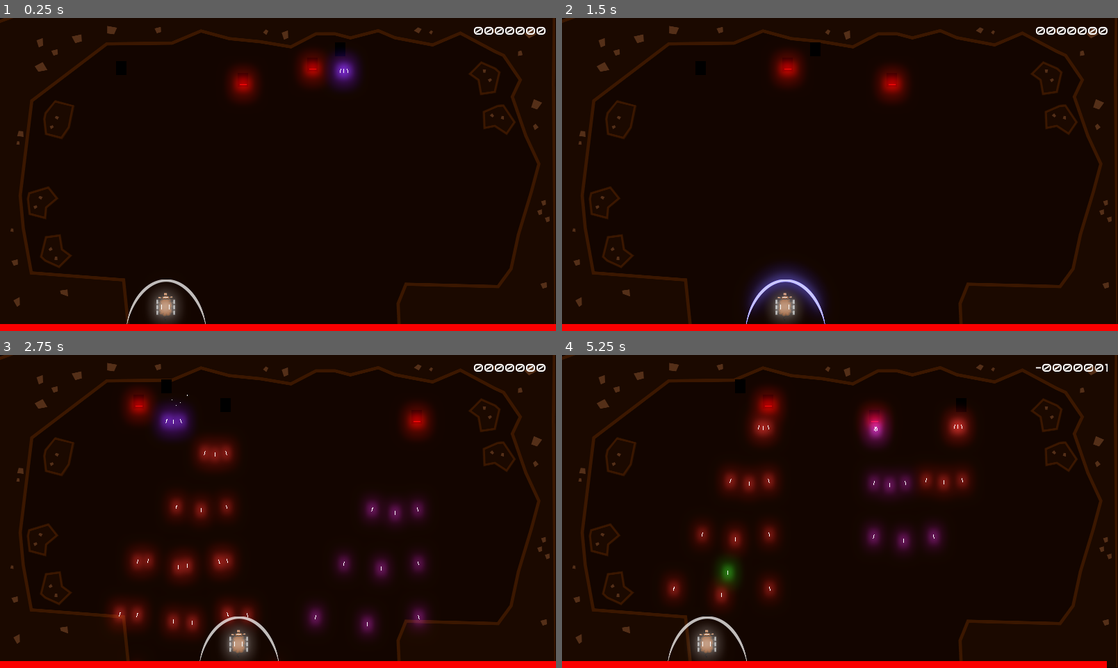
Above: before the commit, frames 1-4 (two rows, left to right).
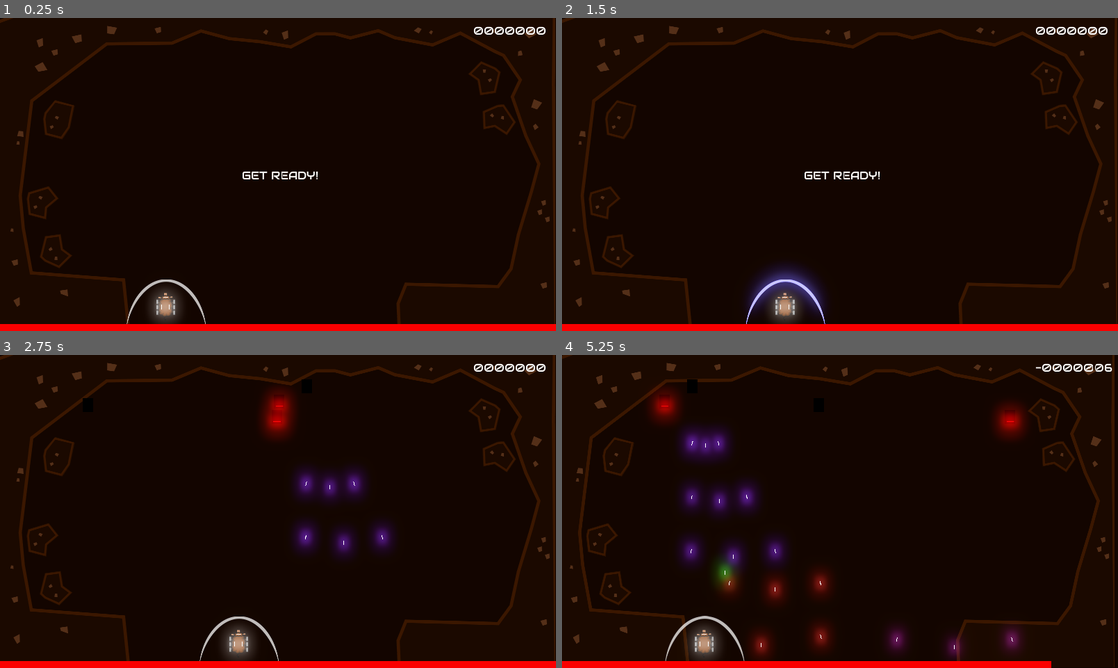
Above: after the commit, the same moments.

Repository: GameDrivenDesign/punk-wolf
Game: Godot game, scene res://game.tscn
The game is run twice, just before and just after one commit, with the same random seed, the same clock (stepped at 60 frames per second) and the same inputs.
Inputs:
- Up to frame 1 (0.25 s): no input
- Up to frame 2 (1.5 s): tap Enter at 0.5 s; hold Right (ui_right) 0.53-1.28 s; hold R (shield_blue) 0.53-1.28 s; hold Left (ui_left) from 1.28 s (still down); tap E (shield_red) at 1.35 s
- Up to frame 3 (2.75 s): release Left (ui_left) at 2.03 s; hold Right (ui_right) from 2.03 s (still down); tap Q (shoot_0) at 2.1 s
- Up to frame 4 (5.25 s): tap W (shoot_1) at 2.85 s; release Right (ui_right) at 3.53 s; hold R (shield_blue) 3.53-4.28 s; hold Left (ui_left) from 3.53 s (still down); tap E (shield_red) at 4.35 s; tap Q (shoot_0) at 5.1 s

The runs differ from the first frame. In frame 1, 1.8% of the frame differs, in the area x 40-65%, y 10-52%; in frame 2, 1.3%; in frame 3, 10%; in frame 4, 15%, in the area x 0-100%, y 0-100%.

Commit message:
add timeout between stages

Diff:
--- a/game.gd
+++ b/game.gd
@@ -44,6 +44,11 @@
 func next_stage():
 	enemy_count = 0
 	stage_count += 1
+
+	$camera/CanvasLayer/readyLabel.visible = true
+	yield(get_tree().create_timer(2), "timeout")
+	$camera/CanvasLayer/readyLabel.visible = false
+
 	if stage_count == 1:
 		var colors = [Global.r, Global.rb, Global.r, Global.rbb]
 		var positions = [150, 400, 700, 780]
--- a/game.tscn
+++ b/game.tscn
@@ -55,6 +55,20 @@
 "_edit_use_anchors_": false
 }
 
+[node name="readyLabel" type="Label" parent="camera/CanvasLayer"]
+margin_left = 696.791
+margin_top = 431.592
+margin_right = 915.791
+margin_bottom = 473.592
+rect_pivot_offset = Vector2( 106.685, 22.0867 )
+custom_fonts/font = ExtResource( 10 )
+text = "GET READY!"
+align = 1
+valign = 1
+__meta__ = {
+"_edit_use_anchors_": false
+}
+
 [node name="background" type="Sprite" parent="."]
 position = Vector2( 798.055, 452.563 )
 texture = ExtResource( 1 )
--- a/gameover.tscn
+++ b/gameover.tscn
@@ -8,10 +8,10 @@
 script = ExtResource( 1 )
 
 [node name="Label2" type="Label" parent="."]
-margin_left = 469.342
-margin_top = 225.16
-margin_right = 647.342
-margin_bottom = 239.16
+margin_left = 670.86
+margin_top = 317.102
+margin_right = 926.86
+margin_bottom = 338.102
 custom_fonts/font = ExtResource( 2 )
 text = "Congratulations! Your score:"
 __meta__ = {
@@ -19,10 +19,10 @@
 }
 
 [node name="score" type="Label" parent="."]
-margin_left = 505.35
-margin_top = 266.551
-margin_right = 683.35
-margin_bottom = 308.551
+margin_left = 706.868
+margin_top = 358.493
+margin_right = 884.868
+margin_bottom = 400.493
 custom_fonts/font = ExtResource( 3 )
 text = "123123123"
 __meta__ = {
@@ -30,10 +30,10 @@
 }
 
 [node name="Label" type="Label" parent="."]
-margin_left = 472.079
-margin_top = 371.531
-margin_right = 650.079
-margin_bottom = 392.531
+margin_left = 676.267
+margin_top = 463.473
+margin_right = 854.267
+margin_bottom = 484.473
 custom_fonts/font = ExtResource( 2 )
 text = "Enter your Name:"
 __meta__ = {
@@ -41,10 +41,10 @@
 }
 
 [node name="TextEdit" type="LineEdit" parent="."]
-margin_left = 473.95
-margin_top = 399.798
-margin_right = 666.95
-margin_bottom = 433.798
+margin_left = 675.469
+margin_top = 491.74
+margin_right = 868.469
+margin_bottom = 525.74
 custom_fonts/font = ExtResource( 2 )
 placeholder_text = "Your name ..."
 __meta__ = {
@@ -52,10 +52,10 @@
 }
 
 [node name="Button" type="Button" parent="."]
-margin_left = 473.799
-margin_top = 443.485
-margin_right = 546.799
-margin_bottom = 470.485
+margin_left = 675.318
+margin_top = 535.427
+margin_right = 748.318
+margin_bottom = 562.427
 custom_fonts/font = ExtResource( 2 )
 text = "Submit"
 __meta__ = {
